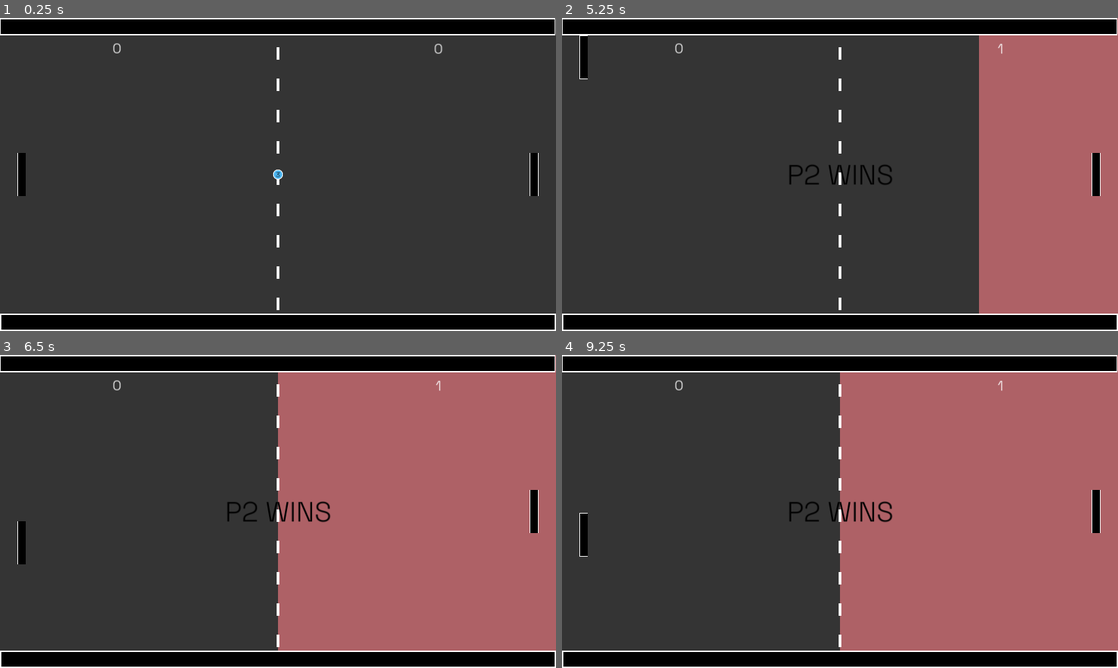
Above: before the commit, frames 1-4 (two rows, left to right).
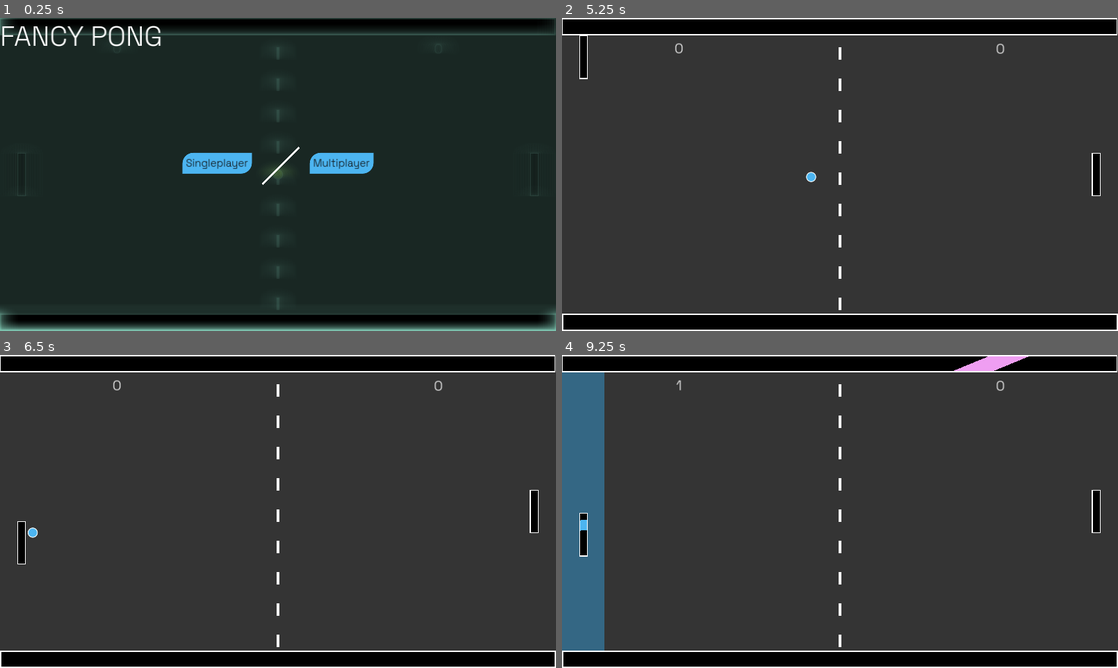
Above: after the commit, the same moments.

Repository: dan-singer/godot-pong
Game: Godot game, scene res://scenes/front_end.tscn
Two runs of this game, one before a commit and one after it. Both use one fixed random seed, a clock stepped at 60 frames per second and the inputs below. Before the commit the project starts from res://scenes/game.tscn.
Inputs (mouse positions are in pixels of both pictures, inside the frame that each line leads up to):
- Up to frame 1 (0.25 s): no input
- Up to frame 2 (5.25 s): click (778, 161) at 0.5 s, where only the run after the commit has a clickable "Singleplayer"; click (1045, 127) at 1.25 s, where only the run after the commit has a clickable "X"; click (901, 161) at 2 s, where only the run after the commit has a clickable "Multiplayer"; tap Enter at 2.75 s; move the mouse to (962, 158) at 2.77 s; hold W (p1_move_up) 2.78-3.5 s; tap O at 2.85 s; click (962, 158) at 2.92 s; drag from (728, 190) to (812, 237) at 3.52 s; move the mouse to (895, 105) at 4.27 s; hold W (p1_move_up) 4.28-5 s; tap Shift at 4.35 s; click (895, 105) at 4.42 s; drag from (812, 237) to (673, 127) at 5.02 s
- Up to frame 3 (6.5 s): move the mouse to (444, 558) at 5.77 s; hold S (p1_move_down) from 5.78 s (still down); tap O at 5.85 s; click (444, 558) at 5.92 s
- Up to frame 4 (9.25 s): release S (p1_move_down) at 6.5 s; drag from (673, 464) to (756, 433) at 6.52 s; move the mouse to (867, 511) at 7.27 s; hold S (p1_move_down) 7.28-8 s; tap Shift at 7.35 s; click (867, 511) at 7.42 s; drag from (756, 433) to (728, 527) at 8.02 s; move the mouse to (962, 495) at 8.77 s; hold W (p1_move_up) from 8.78 s (still down); tap O at 8.85 s; click (962, 495) at 8.92 s

The runs differ from the first frame. In frame 1, 89% of the frame differs, in the area x 0-100%, y 0-100%; in frame 2, 22%; in frame 3, 44%; in frame 4, 51%.

Commit message:
Front End Missed Files

Diff:
--- a/Modes/ai_modes.tres
+++ b/Modes/ai_modes.tres
@@ -1,8 +1,13 @@
-[gd_resource type="Resource" script_class="ModeCollection" load_steps=3 format=3 uid="uid://dxr6v1wo8bpsh"]
+[gd_resource type="Resource" script_class="ModeCollection" load_steps=6 format=3 uid="uid://dxr6v1wo8bpsh"]
 
 [ext_resource type="Script" path="res://scripts/mode_config.gd" id="1_nm671"]
 [ext_resource type="Script" path="res://scripts/mode_collection.gd" id="2_h5pig"]
+[ext_resource type="Resource" uid="uid://b4y0x01klug61" path="res://Modes/mode_ai_easy.tres" id="2_nen6f"]
+[ext_resource type="Resource" uid="uid://dmtkrpe83kn3s" path="res://Modes/mode_ai_medium.tres" id="3_4wk3h"]
+[ext_resource type="Resource" uid="uid://cd0dy66f4qq33" path="res://Modes/mode_ai_hard.tres" id="4_s1e2j"]
 
 [resource]
 script = ExtResource("2_h5pig")
-modes = Array[ExtResource("1_nm671")]([])
+modes = Array[ExtResource("1_nm671")]([ExtResource("2_nen6f"), ExtResource("3_4wk3h"), ExtResource("4_s1e2j")])
+header = "Select Difficulty"
+description = "Play against an AI-controlled bot! Use [W] and [S] to move up and down."
--- a/Modes/mode_ai_easy.tres
+++ b/Modes/mode_ai_easy.tres
@@ -11,7 +11,7 @@
 [sub_resource type="Resource" id="Resource_n1lhv"]
 script = ExtResource("1_lfw8q")
 is_bot = true
-bot_speed = 0.2
+bot_speed = 0.35
 
 [resource]
 script = ExtResource("1_n74yn")
--- /dev/null
+++ b/Modes/mode_all_ai.tres
@@ -0,0 +1,20 @@
+[gd_resource type="Resource" script_class="ModeConfig" load_steps=5 format=3 uid="uid://bykledqspx1q3"]
+
+[ext_resource type="Script" path="res://scripts/mode_config.gd" id="1_fvm0j"]
+[ext_resource type="Script" path="res://scripts/player_rules.gd" id="1_to7jm"]
+
+[sub_resource type="Resource" id="Resource_7buk0"]
+script = ExtResource("1_to7jm")
+is_bot = true
+bot_speed = 0.5
+
+[sub_resource type="Resource" id="Resource_e2ptq"]
+script = ExtResource("1_to7jm")
+is_bot = true
+bot_speed = 1.0
+
+[resource]
+script = ExtResource("1_fvm0j")
+p0Rules = SubResource("Resource_7buk0")
+p1Rules = SubResource("Resource_e2ptq")
+title = ""
--- a/Modes/multiplayer_modes.tres
+++ b/Modes/multiplayer_modes.tres
@@ -7,3 +7,5 @@
 [resource]
 script = ExtResource("3_rmdi2")
 modes = Array[ExtResource("1_vkvpj")]([ExtResource("2_d4x60")])
+header = ""
+description = "Play against a friend! P1 uses [W] and [S], P2 uses [Arrow Up] and [Arrow Down]."
--- a/project.godot
+++ b/project.godot
@@ -11,7 +11,7 @@
 [application]
 
 config/name="Pong2"
-run/main_scene="res://scenes/game.tscn"
+run/main_scene="res://scenes/front_end.tscn"
 config/features=PackedStringArray("4.3", "Forward Plus")
 config/icon="res://icon.svg"
 
@@ -35,21 +35,25 @@
 p1_move_up={
 "deadzone": 0.5,
 "events": [Object(InputEventKey,"resource_local_to_scene":false,"resource_name":"","device":-1,"window_id":0,"alt_press …(192 unchanged characters)…
+, Object(InputEventJoypadMotion,"resource_local_to_scene":false,"resource_name":"","device":0,"axis":1,"axis_value":-1.0,"script":null)
 ]
 }
 p1_move_down={
 "deadzone": 0.5,
 "events": [Object(InputEventKey,"resource_local_to_scene":false,"resource_name":"","device":-1,"window_id":0,"alt_press …(192 unchanged characters)…
+, Object(InputEventJoypadMotion,"resource_local_to_scene":false,"resource_name":"","device":0,"axis":1,"axis_value":1.0,"script":null)
 ]
 }
 p2_move_up={
 "deadzone": 0.5,
 "events": [Object(InputEventKey,"resource_local_to_scene":false,"resource_name":"","device":-1,"window_id":0,"alt_press …(195 unchanged characters)…
+, Object(InputEventJoypadMotion,"resource_local_to_scene":false,"resource_name":"","device":1,"axis":1,"axis_value":-1.0,"script":null)
 ]
 }
 p2_move_down={
 "deadzone": 0.5,
 "events": [Object(InputEventKey,"resource_local_to_scene":false,"resource_name":"","device":-1,"window_id":0,"alt_press …(195 unchanged characters)…
+, Object(InputEventJoypadMotion,"resource_local_to_scene":false,"resource_name":"","device":1,"axis":1,"axis_value":1.0,"script":null)
 ]
 }
 
--- /dev/null
+++ b/scenes/front_end.tscn
@@ -0,0 +1,164 @@
+[gd_scene load_steps=10 format=3 uid="uid://bf465mmp1xrxg"]
+
+[ext_resource type="Script" path="res://scripts/front_end.gd" id="1_qgmlh"]
+[ext_resource type="Script" path="res://scripts/mode_collection_container.gd" id="2_0qcgj"]
+[ext_resource type="Script" path="res://scripts/mode_collection_button.gd" id="2_cehpg"]
+[ext_resource type="Resource" uid="uid://dxr6v1wo8bpsh" path="res://Modes/ai_modes.tres" id="3_a2pu7"]
+[ext_resource type="Resource" uid="uid://0y16sn4mivru" path="res://Modes/multiplayer_modes.tres" id="4_xpblh"]
+[ext_resource type="Shader" path="res://shaders/test.gdshader" id="7_8ctnd"]
+[ext_resource type="Texture2D" uid="uid://cuakbf51urv3u" path="res://soil-none-5i4x9p.jpg" id="7_o0sk5"]
+[ext_resource type="Script" path="res://scripts/blur_effect.gd" id="7_t627j"]
+
+[sub_resource type="ShaderMaterial" id="ShaderMaterial_yi16w"]
+shader = ExtResource("7_8ctnd")
+shader_parameter/quality = 8
+shader_parameter/angular_quality = 21
+shader_parameter/radius = 0.035
+shader_parameter/sprSize = Vector2(1280, 720)
+shader_parameter/tint = Color(0.481561, 0.756094, 0.679069, 1)
+shader_parameter/tex = ExtResource("7_o0sk5")
+
+[node name="CanvasLayer" type="CanvasLayer"]
+
+[node name="Camera2D" type="Camera2D" parent="."]
+
+[node name="LiveBackground" type="ColorRect" parent="."]
+material = SubResource("ShaderMaterial_yi16w")
+anchors_preset = 15
+anchor_right = 1.0
+anchor_bottom = 1.0
+grow_horizontal = 2
+grow_vertical = 2
+script = ExtResource("7_t627j")
+
+[node name="SubViewport" type="SubViewport" parent="LiveBackground"]
+size = Vector2i(1280, 720)
+
+[node name="Camera2D" type="Camera2D" parent="LiveBackground/SubViewport"]
+offset = Vector2(640, 360)
+
+[node name="FrontEnd" type="Control" parent="."]
+layout_mode = 3
+anchors_preset = 15
+anchor_right = 1.0
+anchor_bottom = 1.0
+grow_horizontal = 2
+grow_vertical = 2
+script = ExtResource("1_qgmlh")
+
+[node name="Label" type="Label" parent="FrontEnd"]
+layout_mode = 0
+offset_right = 374.0
+offset_bottom = 82.0
+theme_override_font_sizes/font_size = 64
+text = "FANCY PONG
+"
+
+[node name="VBoxContainer" type="VBoxContainer" parent="FrontEnd"]
+custom_minimum_size = Vector2(960, 200)
+layout_mode = 1
+anchors_preset = 8
+anchor_left = 0.5
+anchor_top = 0.5
+anchor_right = 0.5
+anchor_bottom = 0.5
+offset_left = -480.0
+offset_top = -126.5
+offset_right = 480.0
+offset_bottom = 126.5
+grow_horizontal = 2
+grow_vertical = 2
+
+[node name="PanelContainer" type="PanelContainer" parent="FrontEnd/VBoxContainer"]
+layout_mode = 2
+
+[node name="Header" type="Label" parent="FrontEnd/VBoxContainer/PanelContainer"]
+layout_mode = 2
+size_flags_horizontal = 6
+theme_override_font_sizes/font_size = 24
+text = "HEADER"
+
+[node name="Back" type="Button" parent="FrontEnd/VBoxContainer/PanelContainer"]
+layout_mode = 2
+size_flags_horizontal = 8
+theme_type_variation = &"Back"
+text = "X"
+
+[node name="Modes" type="Control" parent="FrontEnd/VBoxContainer"]
+custom_minimum_size = Vector2(0, 50)
+layout_mode = 2
+size_flags_vertical = 3
+
+[node name="ModeCollections" type="HBoxContainer" parent="FrontEnd/VBoxContainer/Modes"]
+layout_mode = 1
+anchors_preset = 8
+anchor_left = 0.5
+anchor_top = 0.5
+anchor_right = 0.5
+anchor_bottom = 0.5
+offset_left = -219.0
+offset_top = -24.0
+offset_right = 219.0
+offset_bottom = 24.0
+grow_horizontal = 2
+grow_vertical = 2
+
+[node name="SingleplayerButton" type="Button" parent="FrontEnd/VBoxContainer/Modes/ModeCollections"]
+layout_mode = 2
+text = "Singleplayer"
+script = ExtResource("2_cehpg")
+mode_collection = ExtResource("3_a2pu7")
+
+[node name="Control" type="Control" parent="FrontEnd/VBoxContainer/Modes/ModeCollections"]
+custom_minimum_size = Vector2(5, 30)
+layout_mode = 2
+
+[node name="ColorRect" type="ColorRect" parent="FrontEnd/VBoxContainer/Modes/ModeCollections/Control"]
+layout_mode = 1
+anchors_preset = 15
+anchor_right = 1.0
+anchor_bottom = 1.0
+offset_top = -30.0
+offset_bottom = 42.0
+grow_horizontal = 2
+grow_vertical = 2
+rotation = 0.785398
+pivot_offset = Vector2(2.5, 60)
+
+[node name="MultiplayerButton" type="Button" parent="FrontEnd/VBoxContainer/Modes/ModeCollections"]
+layout_mode = 2
+text = "Multiplayer"
+script = ExtResource("2_cehpg")
+mode_collection = ExtResource("4_xpblh")
+
+[node name="CurrentModeCollection" type="HBoxContainer" parent="FrontEnd/VBoxContainer/Modes"]
+layout_mode = 1
+anchors_preset = 8
+anchor_left = 0.5
+anchor_top = 0.5
+anchor_right = 0.5
+anchor_bottom = 0.5
+offset_left = -20.0
+offset_top = -20.0
+offset_right = 20.0
+offset_bottom = 20.0
+grow_horizontal = 2
+grow_vertical = 2
+script = ExtResource("2_0qcgj")
+
+[node name="HelpPanel" type="PanelContainer" parent="FrontEnd/VBoxContainer"]
+layout_mode = 2
+
+[node name="MarginContainer" type="MarginContainer" parent="FrontEnd/VBoxContainer/HelpPanel"]
+layout_mode = 2
+theme_override_constants/margin_left = 16
+theme_override_constants/margin_top = 16
+theme_override_constants/margin_right = 16
+theme_override_constants/margin_bottom = 16
+
+[node name="HelpText" type="Label" parent="FrontEnd/VBoxContainer/HelpPanel/MarginContainer"]
+layout_mode = 2
+text = "TEST DESCRIPTION"
+horizontal_alignment = 1
+
+[connection signal="pressed" from="FrontEnd/VBoxContainer/PanelContainer/Back" to="FrontEnd" method="_on_back_pressed"]
--- a/scenes/game.tscn
+++ b/scenes/game.tscn
@@ -11,9 +11,11 @@
 [ext_resource type="PackedScene" uid="uid://dpty8cjw8yrms" path="res://scenes/wall.tscn" id="3_yj7i1"]
 [ext_resource type="Script" path="res://scenes/bg.gd" id="4_rb85k"]
 [ext_resource type="PackedScene" uid="uid://djbgyn7hbamtw" path="res://scenes/AIController.tscn" id="4_tdjtm"]
+[ext_resource type="PackedScene" uid="uid://bf465mmp1xrxg" path="res://scenes/front_end.tscn" id="6_jbl8r"]
 [ext_resource type="PackedScene" uid="uid://6wodr35qarhp" path="res://scenes/edge_detector.tscn" id="7_eoa5s"]
 
 [sub_resource type="ShaderMaterial" id="ShaderMaterial_nq402"]
+resource_local_to_scene = true
 shader = ExtResource("3_tskal")
 shader_parameter/l_progress = 0.0
 shader_parameter/l_color = Color(0.115707, 0.404394, 0.518096, 1)
@@ -31,6 +33,7 @@
 p1_human_controller_scene = ExtResource("3_8va3w")
 ai_controller_scene = ExtResource("4_tdjtm")
 paddle_scene = ExtResource("2_hl8h7")
+front_end_scene = ExtResource("6_jbl8r")
 
 [node name="HUD" parent="." instance=ExtResource("2_hklih")]
 
--- /dev/null
+++ b/scenes/mode_button.tscn
@@ -0,0 +1,9 @@
+[gd_scene load_steps=3 format=3 uid="uid://o58a5cugrmy2"]
+
+[ext_resource type="Script" path="res://scripts/mode_config_button.gd" id="1_b70co"]
+[ext_resource type="Resource" uid="uid://cd0dy66f4qq33" path="res://Modes/mode_ai_hard.tres" id="2_kb5qk"]
+
+[node name="ModeButton" type="Button"]
+text = "Singleplayer"
+script = ExtResource("1_b70co")
+config = ExtResource("2_kb5qk")
--- a/scenes/paddle.tscn
+++ b/scenes/paddle.tscn
@@ -15,7 +15,7 @@
 shader_parameter/impactdata_directions = null
 shader_parameter/impact_row = 0
 shader_parameter/aspect = 0.2
-shader_parameter/border_thickness = 0.045
+shader_parameter/border_thickness = 0.09
 shader_parameter/border_color = Color(1, 1, 1, 1)
 shader_parameter/negative_color = null
 shader_parameter/use_test_data = true
--- /dev/null
+++ b/scripts/blur_effect.gd
@@ -0,0 +1,17 @@
+extends ColorRect
+
+var game_scene: PackedScene = load("res://scenes/game.tscn")
+var all_ai: ModeConfig = preload("res://Modes/mode_all_ai.tres")
+@onready var viewport = $SubViewport
+
+# Called when the node enters the scene tree for the first time.
+func _ready() -> void:
+	material.set_shader_parameter("tex", viewport.get_texture())
+	ModeManager.current_mode = all_ai
+	var blurred_game = game_scene.instantiate()
+	viewport.add_child(blurred_game)
+
+
+# Called every frame. 'delta' is the elapsed time since the previous frame.
+func _process(delta: float) -> void:
+	pass
--- /dev/null
+++ b/scripts/front_end.gd
@@ -0,0 +1,44 @@
+extends Control
+
+@onready var mode_collections: HBoxContainer = $VBoxContainer/Modes/ModeCollections
+@onready var current_mode_collection: ModeCollectionContainer = $VBoxContainer/Modes/CurrentModeCollection
+@onready var help_text: Label = $VBoxContainer/HelpPanel/MarginContainer/HelpText
+@onready var help_panel: PanelContainer = $VBoxContainer/HelpPanel
+@onready var header: Label = $VBoxContainer/PanelContainer/Header
+@onready var back: Button = $VBoxContainer/PanelContainer/Back
+
+# Called when the node enters the scene tree for the first time.
+func _ready() -> void:
+	header.visible = false
+	back.visible = false
+	help_panel.modulate = Color(0,0,0,0)
+	for child in mode_collections.get_children():
+		if child is ModeCollectionButton:
+			child.pressed.connect(open_mode_collection.bind(child))
+			child.mouse_entered.connect(show_mode_collection_description.bind(child))
+
+func open_mode_collection(button: ModeCollectionButton):
+	help_panel.modulate = Color(0,0,0,0)
+	header.visible = true
+	back.visible = true
+	header.text = button.mode_collection.header
+	if button.mode_collection.modes.size() == 1:
+		ModeManager.current_mode = button.mode_collection.modes[0]
+		ModeManager.load_mode()
+	mode_collections.visible = false
+	current_mode_collection.visible = true
+	current_mode_collection.set_collection(button.mode_collection)
+
+func show_mode_collection_description(button: ModeCollectionButton):
+	help_panel.modulate = Color(1,1,1,1)
+	help_text.text = button.mode_collection.description
+# Called every frame. 'delta' is the elapsed time since the previous frame.
+func _process(delta: float) -> void:
+	pass
+
+
+func _on_back_pressed() -> void:
+	back.visible = false
+	header.visible = false
+	current_mode_collection.visible = false
+	mode_collections.visible = true
--- a/scripts/mode_collection.gd
+++ b/scripts/mode_collection.gd
@@ -1,3 +1,5 @@
 class_name ModeCollection extends Resource
 
 @export var modes: Array[ModeConfig]
+@export var header: String
+@export var description: String
--- /dev/null
+++ b/scripts/mode_collection_button.gd
@@ -0,0 +1,12 @@
+class_name ModeCollectionButton extends Button
+
+@export var mode_collection: ModeCollection
+
+# Called when the node enters the scene tree for the first time.
+func _ready() -> void:
+	pass # Replace with function body.
+
+
+# Called every frame. 'delta' is the elapsed time since the previous frame.
+func _process(delta: float) -> void:
+	pass
--- /dev/null
+++ b/scripts/mode_collection_container.gd
@@ -0,0 +1,22 @@
+class_name ModeCollectionContainer extends HBoxContainer
+
+var mode_button_scene: PackedScene = preload("res://scenes/mode_button.tscn")
+@export var mode_collection: ModeCollection
+
+# Called when the node enters the scene tree for the first time.
+func _ready() -> void:
+	set_collection(mode_collection)
+
+func set_collection(collection: ModeCollection):
+	mode_collection = collection
+	for child in get_children():
+		child.queue_free()
+	if mode_collection:
+		for mode_config: ModeConfig in mode_collection.modes:
+			var button: ModeConfigButton = mode_button_scene.instantiate()
+			button.set_mode(mode_config)
+			add_child(button)
+
+# Called every frame. 'delta' is the elapsed time since the previous frame.
+func _process(delta: float) -> void:
+	pass
--- a/scripts/mode_config_button.gd
+++ b/scripts/mode_config_button.gd
@@ -1,10 +1,20 @@
-extends Node
+class_name ModeConfigButton extends Button
 
+var game_scene = preload("res://scenes/game.tscn")
+@export var config: ModeConfig
 
 # Called when the node enters the scene tree for the first time.
 func _ready() -> void:
-	pass # Replace with function body.
+	set_mode(config)
+	pressed.connect(start_mode)
 
+func set_mode(mode: ModeConfig):
+	config = mode
+	text = config.title
+
+func start_mode():
+	ModeManager.current_mode = config
+	ModeManager.load_mode()
 
 # Called every frame. 'delta' is the elapsed time since the previous frame.
 func _process(delta: float) -> void:
--- a/scripts/mode_manager.gd
+++ b/scripts/mode_manager.gd
@@ -1,5 +1,6 @@
 extends Node
 
+var game_scene: PackedScene = preload("res://scenes/game.tscn")
 var default_mode: ModeConfig = preload("res://Modes/mode_ai_medium.tres")
 
 var current_mode: ModeConfig:
@@ -9,3 +10,6 @@
 		return current_mode
 	set(v):
 		current_mode = v
+
+func load_mode():
+	get_tree().change_scene_to_packed(game_scene)
--- a/scripts/pong.gd
+++ b/scripts/pong.gd
@@ -1,11 +1,12 @@
 class_name Pong extends Node2D
 
 @export var initial_countdown := 3
-@export var points_to_win = 1
+@export var points_to_win = 5
 @export var p0_human_controller_scene: PackedScene
 @export var p1_human_controller_scene: PackedScene
 @export var ai_controller_scene: PackedScene
 @export var paddle_scene: PackedScene
+@export var front_end_scene: PackedScene = preload("res://scenes/game.tscn")
 
 @onready var ball : Ball = $Ball
 @onready var hud: HUD = $HUD
@@ -73,6 +74,8 @@
 	if score == points_to_win:
 		winner = player
 		game_over.emit(winner)
+		await get_tree().create_timer(2.0).timeout
+		get_tree().change_scene_to_packed(front_end_scene)
 
 # Called every frame. 'delta' is the elapsed time since the previous frame.
 func _process(delta):
--- a/shaders/test.gdshader
+++ b/shaders/test.gdshader
@@ -1,15 +1,42 @@
 shader_type canvas_item;
 
 uniform sampler2D tex;
+uniform int quality = 16;
+uniform int angular_quality = 16;
+uniform float radius = 8;
+uniform vec2 sprSize;
+uniform vec4 tint: source_color;
 
 void vertex() {
 	// Called for every vertex the material is visible on.
 }
 
+vec4 radialBlur(vec2 uv) {
+	vec4 blur = vec4(0,0,0,0);
+	for (int i = 0; i < quality; ++i) {
+		float pct = float(i) / float(quality);
+		float scale = 0.9 + pct;
+		vec2 radial_uv = uv * scale + vec2(0.5 - (0.5*scale));
+		blur += texture(tex, radial_uv);
+	}
+	blur /= float(quality);
+	return blur;
+}
+
 void fragment() {
-	vec2 edited_uvs = vec2(UV.x, UV.y);
-	vec4 t = texture(tex, edited_uvs);
-	COLOR = t;
+	vec4 gaussian_blur = vec4(0.0);
+	for (int i = 0; i < angular_quality; ++i)
+	{
+		float theta = float(i) / (2.0 * PI);
+		for (int j = 0; j < quality; ++j)
+		{
+			float len = (float(j) / float(quality)) * radius;
+			gaussian_blur += texture(tex, UV + vec2(cos(theta), sin(theta)) * len);
+		}
+	}
+	gaussian_blur /= float(quality * angular_quality);
+	vec2 edited_uvs = UV * 0.25 + vec2(0.5-0.125);
+	COLOR = gaussian_blur * tint;
 }
 
 //void light() {
--- a/themes/pong.tres
+++ b/themes/pong.tres
@@ -1,8 +1,81 @@
-[gd_resource type="Theme" load_steps=2 format=3 uid="uid://bnw0hw70vfqoe"]
+[gd_resource type="Theme" load_steps=9 format=3 uid="uid://bnw0hw70vfqoe"]
 
 [ext_resource type="FontFile" uid="uid://2r10agnlnwct" path="res://themes/SpaceGrotesk-VariableFont_wght.ttf" id="1_7gsjw"]
 
+[sub_resource type="StyleBoxFlat" id="StyleBoxFlat_oy44w"]
+content_margin_left = 4.0
+content_margin_top = 4.0
+content_margin_right = 4.0
+content_margin_bottom = 4.0
+bg_color = Color(0.255659, 0.255659, 0.255659, 1)
+
+[sub_resource type="StyleBoxFlat" id="StyleBoxFlat_watn4"]
+content_margin_left = 4.0
+content_margin_top = 4.0
+content_margin_right = 4.0
+content_margin_bottom = 4.0
+bg_color = Color(0, 0, 0, 1)
+
+[sub_resource type="StyleBoxFlat" id="StyleBoxFlat_awprh"]
+content_margin_left = 4.0
+content_margin_top = 4.0
+content_margin_right = 4.0
+content_margin_bottom = 4.0
+bg_color = Color(0.212305, 0.212305, 0.212305, 1)
+
+[sub_resource type="StyleBoxFlat" id="StyleBoxFlat_1o12d"]
+content_margin_left = 8.0
+content_margin_top = 8.0
+content_margin_right = 8.0
+content_margin_bottom = 8.0
+bg_color = Color(0.166917, 0.609955, 0.842198, 1)
+corner_radius_top_left = 32
+corner_radius_bottom_right = 32
+
+[sub_resource type="StyleBoxFlat" id="StyleBoxFlat_onthp"]
+content_margin_left = 8.0
+content_margin_top = 8.0
+content_margin_right = 8.0
+content_margin_bottom = 8.0
+bg_color = Color(0.298039, 0.709804, 0.945098, 1)
+corner_radius_top_left = 25
+corner_radius_bottom_right = 25
+
+[sub_resource type="StyleBoxFlat" id="StyleBoxFlat_6riq0"]
+content_margin_left = 8.0
+content_margin_top = 8.0
+content_margin_right = 8.0
+content_margin_bottom = 8.0
+bg_color = Color(0.0864453, 0.455656, 0.640798, 1)
+corner_radius_top_left = 25
+corner_radius_bottom_right = 25
+
+[sub_resource type="StyleBoxFlat" id="StyleBoxFlat_lvmid"]
+bg_color = Color(0.054902, 0.188235, 0.156863, 0.486275)
+corner_radius_top_left = 4
+corner_radius_top_right = 4
+corner_radius_bottom_right = 4
+corner_radius_bottom_left = 4
+
 [resource]
+Back/base_type = &"Button"
+Back/colors/font_color = Color(1, 1, 1, 1)
+Back/colors/font_hover_color = Color(1, 1, 1, 1)
+Back/colors/font_pressed_color = Color(1, 1, 1, 1)
+Back/styles/hover = SubResource("StyleBoxFlat_oy44w")
+Back/styles/normal = SubResource("StyleBoxFlat_watn4")
+Back/styles/pressed = SubResource("StyleBoxFlat_awprh")
+Button/colors/Back = Color(0, 0, 0, 1)
+Button/colors/font_color = Color(0.0430393, 0.0430391, 0.0430391, 1)
+Button/colors/font_hover_color = Color(0, 0, 0, 1)
+Button/colors/font_pressed_color = Color(0, 0, 0, 1)
+Button/font_sizes/font_size = 24
+Button/fonts/font = ExtResource("1_7gsjw")
+Button/styles/hover = SubResource("StyleBoxFlat_1o12d")
+Button/styles/normal = SubResource("StyleBoxFlat_onthp")
+Button/styles/pressed = SubResource("StyleBoxFlat_6riq0")
+HBoxContainer/constants/separation = 64
 Label/fonts/font = ExtResource("1_7gsjw")
+PanelContainer/styles/panel = SubResource("StyleBoxFlat_lvmid")
 score/base_type = &"Label"
 score/font_sizes/font_size = 32
Not shown: 1 places in scenes/game.tscn that only renumber resources
Not shown: 2 places in scenes/paddle.tscn that only renumber resources
